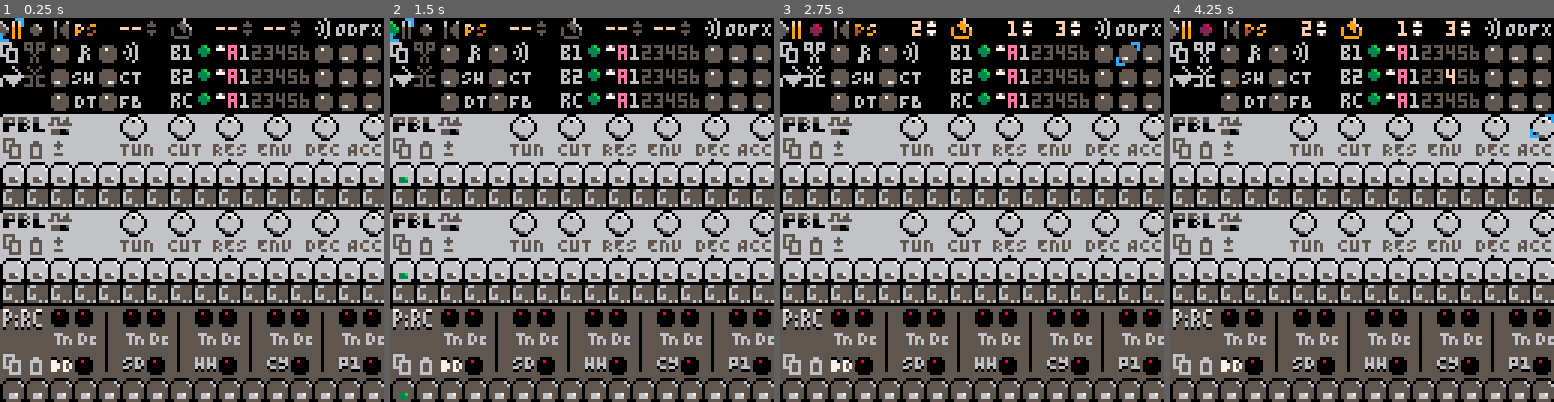
Above: before the commit, frames 1-4 (left to right).
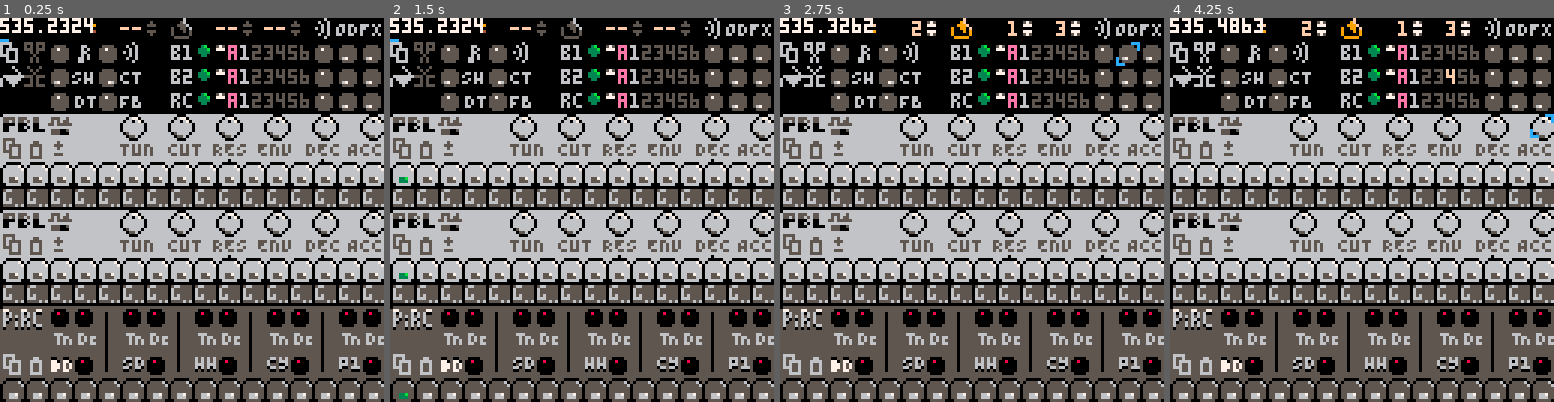
Above: after the commit, the same moments.

Repository: luchak/rp8
Game: PICO-8 cartridge pb-0x.p8
The game is run twice, just before and just after one commit, with the same random seed, the same clock (stepped at 60 frames per second) and the same inputs.
Inputs:
- Up to frame 1 (0.25 s): no input
- Up to frame 2 (1.5 s): tap X (X key) at 0.33, 1.07 s; tap O (Z key) at 0.7 s
- Up to frame 3 (2.75 s): hold Right 1.6-2.1 s; tap O (Z key) at 1.7, 2.1, 2.5 s; tap X (X key) at 1.85 s; hold Up 2.15-2.42 s; hold Right from 2.47 s (still down)
- Up to frame 4 (4.25 s): tap O (Z key) every 0.4 s from 2.9 to 4.1 s; tap X (X key) at 2.97, 4.08 s; release Right at 3.03 s; hold Left 3.08-3.58 s; hold Down 3.63-3.97 s; hold Right from 4.02 s (still down)

The runs differ from the first frame. In frame 1, 0.7% of the frame differs, in the area x 0-25%, y 0-6%; in frame 2, 0.7%; in frame 3, 0.7%; in frame 4, 0.7%.

Commit message:
Return nil if bar seq not found

Diff:
--- a/pb-0x.p8
+++ b/pb-0x.p8
@@ -142,8 +142,8 @@
 function _draw()
  ui:draw(state)
 
- --rectfill(0,0,30,6,0)
- --print(stat(0),0,0,7)
+ rectfill(0,0,30,6,0)
+ print(stat(0),0,0,7)
  palt(0,false)
 end
 
@@ -192,6 +192,7 @@
 end
 
 function diff_tables(base,diff)
+ if (not (diff and base)) return
  for k,v in pairs(base) do
   local dk=diff[k]
   if type(v)=='table' and type(dk)=='table' then
@@ -964,12 +965,12 @@
   local bar_seqs=self.song.bar_seqs[bar]
   if not bar_seqs then
    bar_seqs={}
-   if (create) self.song.bar_seqs[bar]=bar_seqs
+   if (create) self.song.bar_seqs[bar]=bar_seqs else return nil
   end
   local seq=bar_seqs[step]
   if not seq then
    seq={}
-   if (create) bar_seqs[step]=seq
+   if (create) bar_seqs[step]=seq else return nil
   end
   return seq
  end
